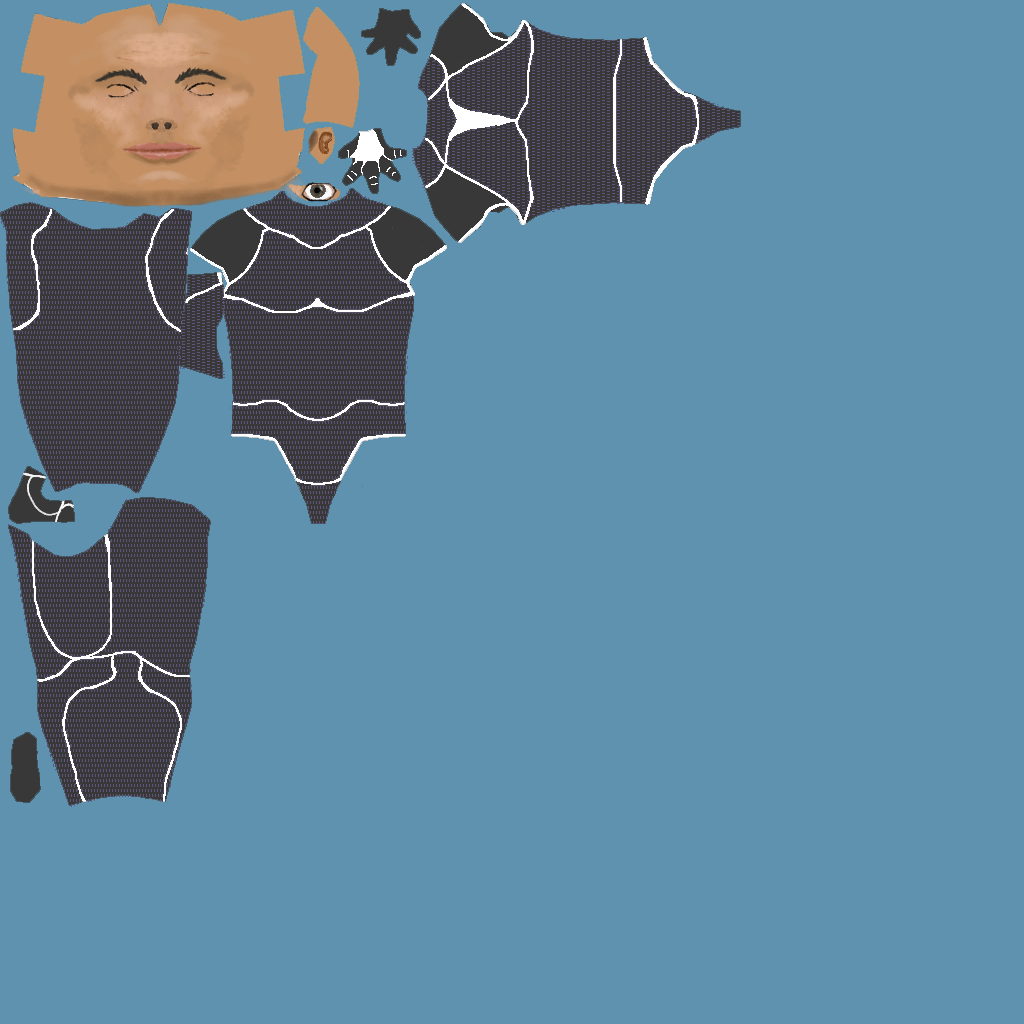
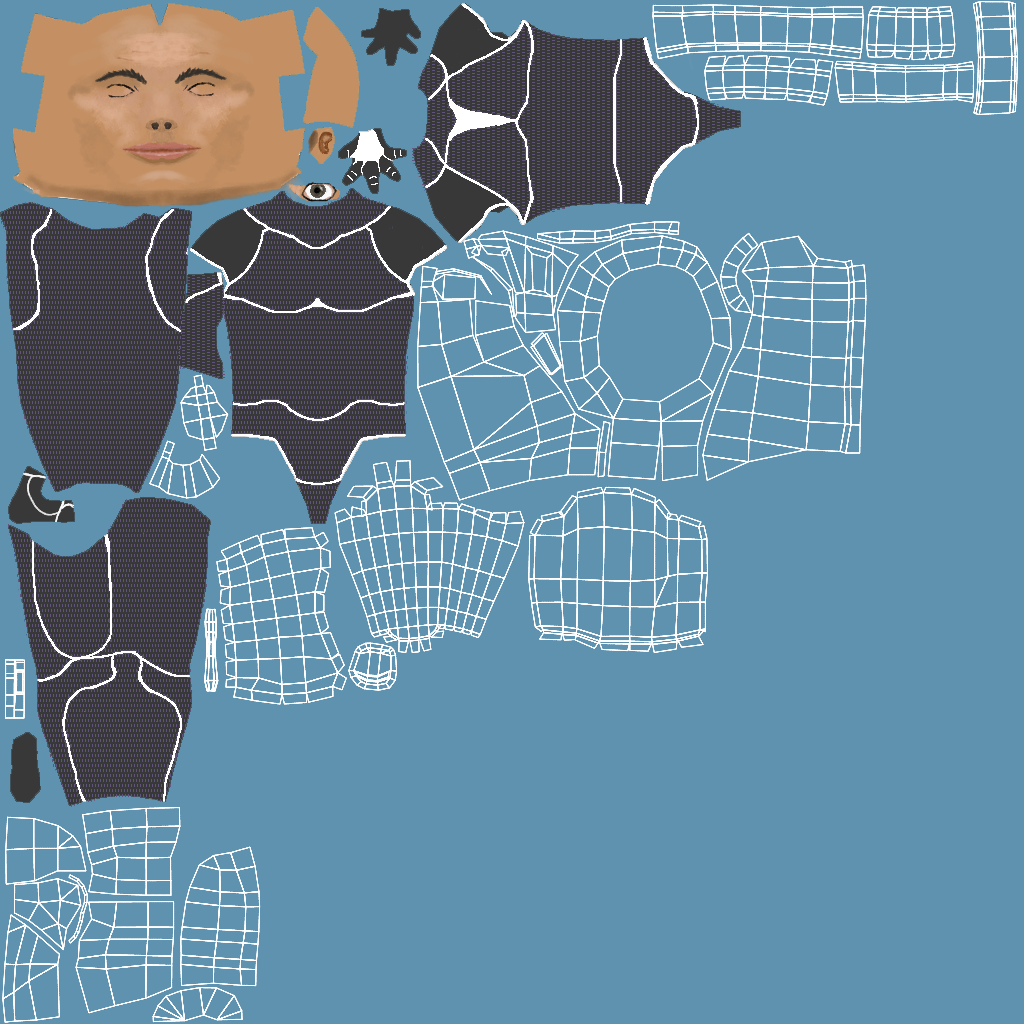
Revision of a layered 1024x1024 image; what changed, layer by layer:
painted on "Head" over box(2, 1, 1018, 1023)
